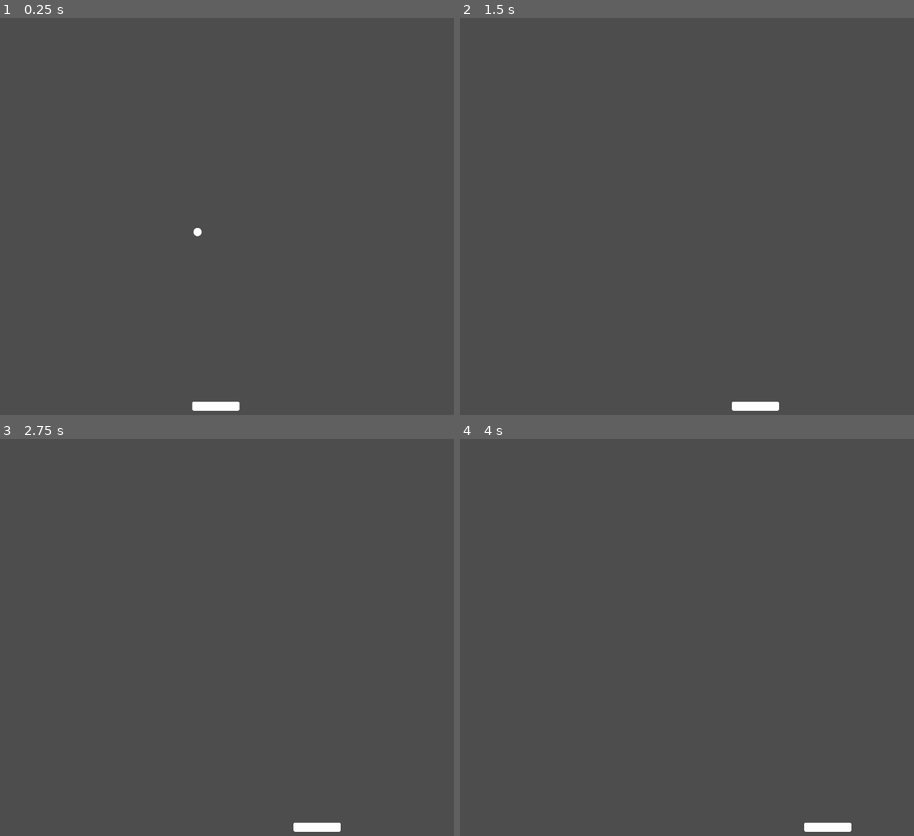
Above: before the commit, frames 1-4 (two rows, left to right).
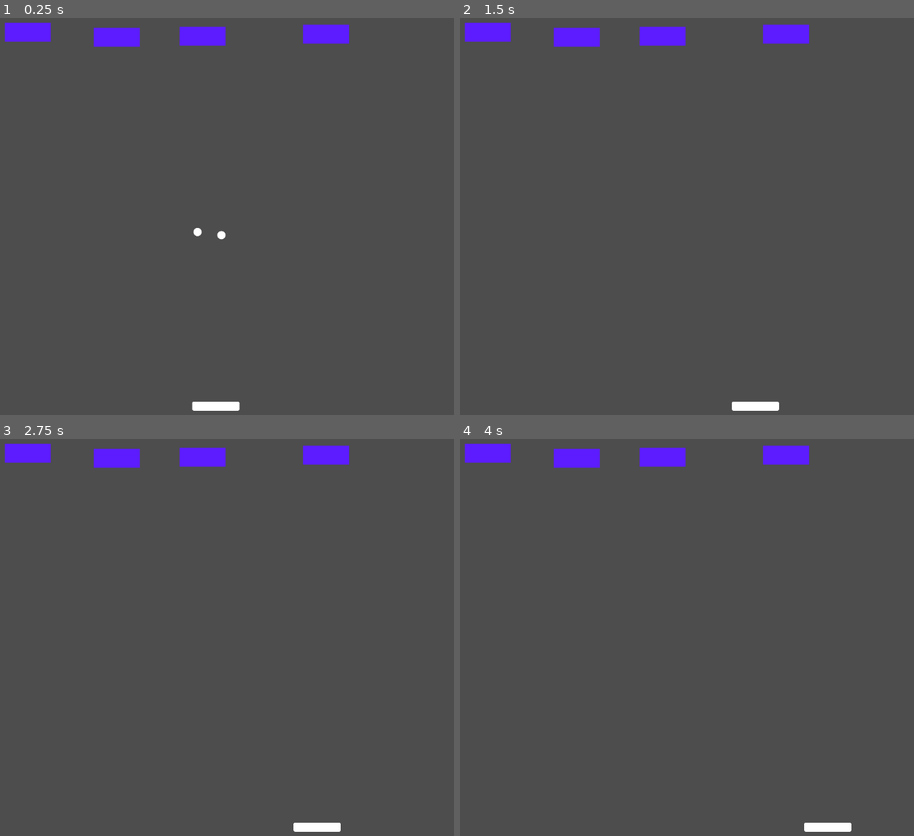
Above: after the commit, the same moments.

Repository: acmattson3/bounce-crack
Game: Godot game, scene res://levels/base_level_2d.tscn
Same seed, same stepped clock (60 frames per second), same inputs: the game is played once before the commit and once after it.
Inputs:
- Up to frame 1 (0.25 s): no input
- Up to frame 2 (1.5 s): hold Right (paddle_right) 0.53-1.28 s; hold Left (paddle_left) from 1.28 s (still down)
- Up to frame 3 (2.75 s): release Left (paddle_left) at 2.03 s; hold Right (paddle_right) from 2.03 s (still down)
- Up to frame 4 (4 s): release Right (paddle_right) at 3.53 s; hold Left (paddle_left) from 3.53 s (still down)

The runs differ from the first frame. In frame 1, 2.0% of the frame differs, in the area x 1-77%, y 1-56%; in frame 2, 2.0%; in frame 3, 2.0%; in frame 4, 2.0%.

Commit message:
Updated blocks to work with ball.

Diff:
--- a/bouncecrack/ball/ball_2d.gd
+++ b/bouncecrack/ball/ball_2d.gd
@@ -1,4 +1,5 @@
 extends CharacterBody2D
+class_name Ball
 
 var speed = 1200.0
 var direction := Vector2.DOWN # Start by going straight down
--- a/bouncecrack/ball/ball_2d.tscn
+++ b/bouncecrack/ball/ball_2d.tscn
@@ -7,7 +7,7 @@
 radius = 4.0
 
 [sub_resource type="RectangleShape2D" id="RectangleShape2D_e0nnx"]
-size = Vector2(9.5, 8.5)
+size = Vector2(9.5, 21.625)
 
 [node name="Ball2D" type="CharacterBody2D"]
 collision_layer = 2
@@ -29,28 +29,30 @@
 collision_layer = 2
 
 [node name="CollisionShape2D" type="CollisionShape2D" parent="LeftArea2D"]
-position = Vector2(-15, 0)
+position = Vector2(-16, 0)
 shape = SubResource("RectangleShape2D_e0nnx")
 
 [node name="RightArea2D" type="Area2D" parent="."]
 collision_layer = 2
 
 [node name="CollisionShape2D" type="CollisionShape2D" parent="RightArea2D"]
-position = Vector2(15, 0)
+position = Vector2(16, 0)
 shape = SubResource("RectangleShape2D_e0nnx")
 
 [node name="TopArea2D" type="Area2D" parent="."]
 collision_layer = 2
 
 [node name="CollisionShape2D" type="CollisionShape2D" parent="TopArea2D"]
-position = Vector2(0, -15)
+position = Vector2(0, -16)
+rotation = 1.5708
 shape = SubResource("RectangleShape2D_e0nnx")
 
 [node name="BottomArea2D" type="Area2D" parent="."]
 collision_layer = 2
 
 [node name="CollisionShape2D" type="CollisionShape2D" parent="BottomArea2D"]
-position = Vector2(0, 15)
+position = Vector2(0, 16)
+rotation = 1.5708
 shape = SubResource("RectangleShape2D_e0nnx")
 
 [connection signal="body_entered" from="LeftArea2D" to="." method="_on_left_area_2d_body_entered"]
--- a/bouncecrack/blocks/breakable_block.gd
+++ b/bouncecrack/blocks/breakable_block.gd
@@ -1,21 +1,6 @@
 extends Node2D
+class_name BreakableBlock
 
 
-# Called when the node enters the scene tree for the first time.
-func _ready() -> void:
-	pass # Replace with function body.
-
-
-# Called every frame. 'delta' is the elapsed time since the previous frame.
-func _process(_delta: float) -> void:
-	pass
-
-
-func _on_despawn_timer_timeout() -> void:
+func _on_area_2d_area_exited(area: Area2D) -> void:
 	queue_free()
-	print("Block has despawned")
-
-
-func _on_area_2d_body_exited(_body: Node2D) -> void:
-	print("Ball has left area, started  timer")
-	$DespawnTimer.start()
--- a/bouncecrack/blocks/breakable_block.tscn
+++ b/bouncecrack/blocks/breakable_block.tscn
@@ -1,28 +1,29 @@
-[gd_scene load_steps=4 format=3 uid="uid://cxf3r7es7ifwj"]
+[gd_scene load_steps=5 format=3 uid="uid://cxf3r7es7ifwj"]
 
 [ext_resource type="Script" path="res://blocks/breakable_block.gd" id="1_d2rnj"]
 [ext_resource type="Texture2D" uid="uid://b3uev8j1c4tru" path="res://blocks/blue_purple_block.png" id="1_l2m82"]
 
+[sub_resource type="RectangleShape2D" id="RectangleShape2D_e6wvx"]
+size = Vector2(194, 80)
+
 [sub_resource type="RectangleShape2D" id="RectangleShape2D_tgujx"]
-size = Vector2(201, 89)
+size = Vector2(220, 100)
 
-[node name="breakable_block" type="Node2D"]
+[node name="BreakableBlock" type="CharacterBody2D"]
 script = ExtResource("1_d2rnj")
 
 [node name="BluePurpleBlock" type="Sprite2D" parent="."]
-position = Vector2(-2.38419e-07, -1.19209e-07)
 scale = Vector2(2.44286, 2.44286)
 texture = ExtResource("1_l2m82")
+offset = Vector2(0, 0.5)
+
+[node name="CollisionShape2D" type="CollisionShape2D" parent="."]
+shape = SubResource("RectangleShape2D_e6wvx")
 
 [node name="Area2D" type="Area2D" parent="."]
 collision_mask = 2
 
 [node name="CollisionShape2D" type="CollisionShape2D" parent="Area2D"]
-position = Vector2(-0.5, -1.5)
 shape = SubResource("RectangleShape2D_tgujx")
 
-[node name="DespawnTimer" type="Timer" parent="."]
-wait_time = 0.01
-
-[connection signal="body_exited" from="Area2D" to="." method="_on_area_2d_body_exited"]
-[connection signal="timeout" from="DespawnTimer" to="." method="_on_despawn_timer_timeout"]
+[connection signal="area_exited" from="Area2D" to="." method="_on_area_2d_area_exited"]
--- a/bouncecrack/levels/base_level_2d.tscn
+++ b/bouncecrack/levels/base_level_2d.tscn
@@ -1,8 +1,9 @@
-[gd_scene load_steps=6 format=3 uid="uid://ch1i2f5ubyhbr"]
+[gd_scene load_steps=7 format=3 uid="uid://ch1i2f5ubyhbr"]
 
 [ext_resource type="Script" path="res://levels/base_level_2d.gd" id="1_spv6l"]
 [ext_resource type="PackedScene" uid="uid://dlod2omqbdval" path="res://player_paddle/player_paddle_2d.tscn" id="2_qxhxt"]
 [ext_resource type="PackedScene" uid="uid://bixuqfbuwj8ky" path="res://ball/ball_2d.tscn" id="3_7ac1t"]
+[ext_resource type="PackedScene" uid="uid://cxf3r7es7ifwj" path="res://blocks/breakable_block.tscn" id="4_i07je"]
 
 [sub_resource type="RectangleShape2D" id="RectangleShape2D_yr2eb"]
 size = Vector2(100, 2000)
@@ -35,3 +36,18 @@
 
 [node name="Ball2D" parent="." instance=ExtResource("3_7ac1t")]
 position = Vector2(-76, -171)
+
+[node name="Ball2D2" parent="." instance=ExtResource("3_7ac1t")]
+position = Vector2(23, -158)
+
+[node name="BreakableBlock" parent="." instance=ExtResource("4_i07je")]
+position = Vector2(-780, -699)
+
+[node name="BreakableBlock2" parent="." instance=ExtResource("4_i07je")]
+position = Vector2(457, -691)
+
+[node name="BreakableBlock3" parent="." instance=ExtResource("4_i07je")]
+position = Vector2(-411, -678)
+
+[node name="BreakableBlock4" parent="." instance=ExtResource("4_i07je")]
+position = Vector2(-55, -682)
